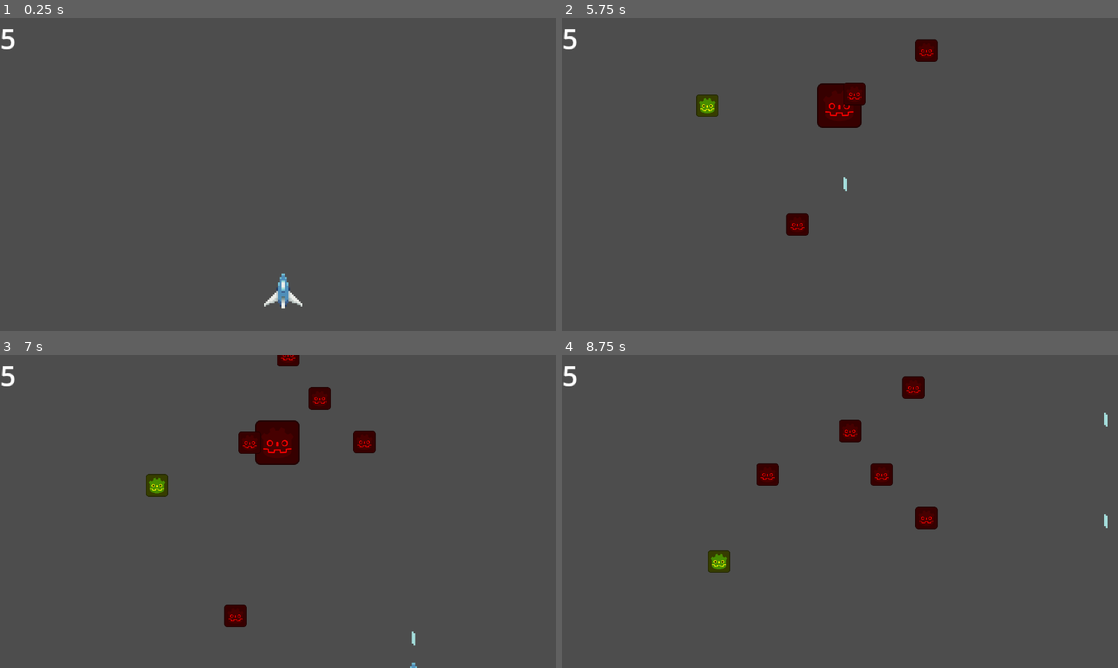
Above: before the commit, frames 1-4 (two rows, left to right).
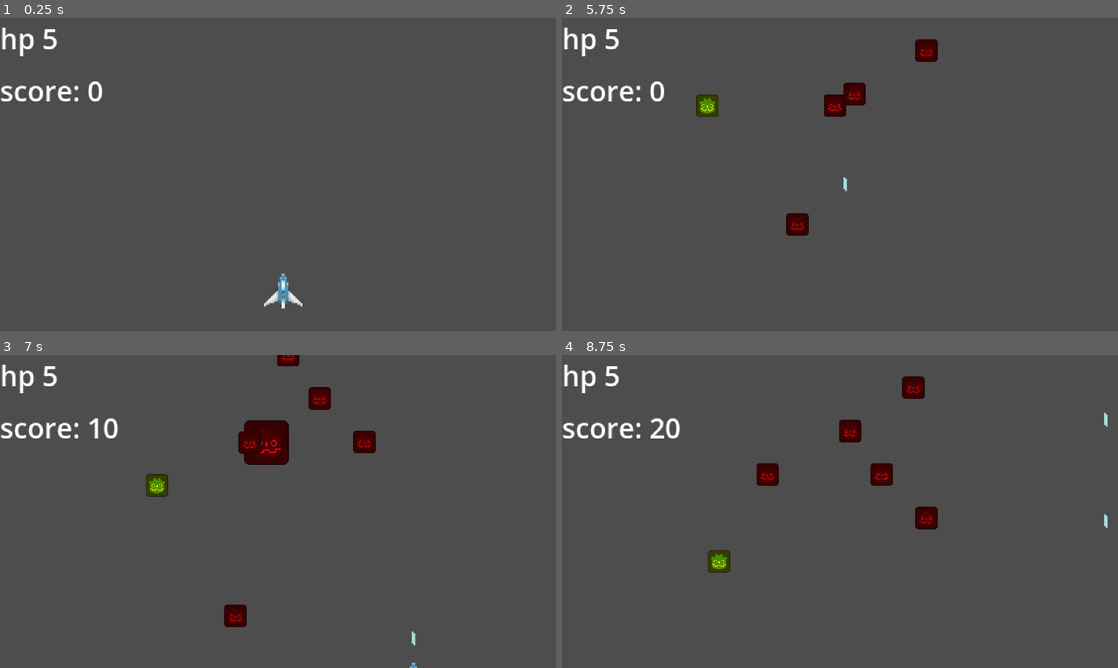
Above: after the commit, the same moments.

Repository: Jin9310/space-shmup
Game: Godot game, scene res://Scenes/main.tscn
Same seed, same stepped clock (60 frames per second), same inputs: the game is played once before the commit and once after it.
Inputs:
- Up to frame 1 (0.25 s): no input
- Up to frame 2 (5.75 s): tap Enter at 0.5 s; hold D (right) 0.53-1.28 s; hold Space (shoot) 0.53-1.28 s; hold S (backward) 1.28-2.03 s; tap Space (shoot) at 1.35, 2.85, 4.35 s; hold D (right) 2.03-2.78 s; hold Space (shoot) 2.03-2.78 s; hold W (forward) 2.78-3.53 s; hold Space (shoot) 3.53-4.28 s; hold A (left) 3.53-5.03 s; tap R (reset, bound only after the commit) at 4.15 s; hold S (backward) from 5.03 s (still down); hold Space (shoot) from 5.03 s (still down)
- Up to frame 3 (7 s): release S (backward) at 5.78 s; release Space (shoot) at 5.78 s; hold D (right) 5.78-6.53 s; tap Space (shoot) at 5.85 s; hold W (forward) from 6.53 s (still down); hold Space (shoot) from 6.53 s (still down)
- Up to frame 4 (8.75 s): release W (forward) at 7.28 s; release Space (shoot) at 7.28 s; hold D (right) 7.28-8.03 s; tap Space (shoot) at 7.35 s; hold S (backward) from 8.03 s (still down); hold Space (shoot) from 8.03 s (still down)

The runs differ from the first frame. In frame 1, 0.8% of the frame differs, in the area x 0-19%, y 3-27%; in frame 2, 1.5%, in the area x 0-54%, y 3-36%; in frame 3, 1.4%; in frame 4, 0.9%.

Commit message:
UI score and death for basic game loop

Diff:
--- a/Scenes/game_ui.tscn
+++ b/Scenes/game_ui.tscn
@@ -11,7 +11,32 @@
 grow_vertical = 2
 script = ExtResource("1_gek4i")
 
-[node name="Player_hp" type="Label" parent="." unique_id=108359379]
+[node name="Player_hp_lbl" type="Label" parent="." unique_id=108359379]
 layout_mode = 0
 offset_right = 40.0
 offset_bottom = 23.0
+text = "hp"
+
+[node name="Score_lbl" type="Label" parent="." unique_id=62568587]
+layout_mode = 0
+offset_top = 30.0
+offset_right = 40.0
+offset_bottom = 53.0
+text = "score"
+
+[node name="You_died_lbl" type="Label" parent="." unique_id=1296505751]
+layout_mode = 1
+anchors_preset = 8
+anchor_left = 0.5
+anchor_top = 0.5
+anchor_right = 0.5
+anchor_bottom = 0.5
+offset_left = -21.0
+offset_top = -11.5
+offset_right = 21.0
+offset_bottom = 11.5
+grow_horizontal = 2
+grow_vertical = 2
+text = "score"
+horizontal_alignment = 1
+vertical_alignment = 1
--- a/Scripts/Singletons/gamemanager.gd
+++ b/Scripts/Singletons/gamemanager.gd
@@ -1,14 +1,22 @@
 extends Node
+
+signal hp_changed(new_hp)
 
 var player_hp: int
 var base_player_hp: int = 5
 var dead: bool = false
+var score: int = 0
 
 func reset_stats():
 	player_hp = base_player_hp
 	dead = false
+	score = 0
 
 func player_got_hit(amount: int):
 	player_hp -= amount
+	hp_changed.emit(player_hp)
 	if player_hp <= 0:
 		dead = true
+
+func get_score(points):
+	score += points# * multiplier
--- a/Scripts/enemy.gd
+++ b/Scripts/enemy.gd
@@ -37,12 +37,13 @@
 func death():
 	#changing the scale is now a placeholder for future death animation
 	sprite_2d.scale = Vector2(.2, .2)
+	Gamemanager.get_score(10)
 	await get_tree().create_timer(2).timeout
 	queue_free()
 
 func _on_area_entered(area: Area2D) -> void:
 	# collisions with shots
-	if area is not RightInvisibleWall and area is not LeftInvisibleWall:
+	if area is not RightInvisibleWall and area is not LeftInvisibleWall and area is not BasicEnemy:
 		hp -= 1
 		if hp <= 0:
 			#disable colliders when dead
@@ -56,13 +57,13 @@
 	# collision with "Right and left wall"
 	# just making the boundaries
 	if area is RightInvisibleWall:
-		print("right wall collision")
+		#print("right wall collision")
 		enemy_go_to = 2
 		# visual helper to see if it works
 		sprite_2d.modulate = Color.GREEN
 
 	if area is LeftInvisibleWall:
-		print("left wall collision")
+		#print("left wall collision")
 		enemy_go_to = 3
 		# visual helper to see if it works
 		sprite_2d.modulate = Color.YELLOW
--- a/Scripts/game_ui.gd
+++ b/Scripts/game_ui.gd
@@ -1,6 +1,20 @@
 class_name GameUI extends Control
 
-@onready var player_hp = $Player_hp
+@onready var player_hp = $Player_hp_lbl
+@onready var score_lbl = $Score_lbl
+@onready var you_died_lbl = $You_died_lbl
+
+func _ready():
+	player_hp.text = "hp " + str(Gamemanager.player_hp)
+	Gamemanager.hp_changed.connect(_on_hp_changed)
 
 func _process(delta):
-	player_hp.text = str(Gamemanager.player_hp)
+	score_lbl.text = "score: " + str(Gamemanager.score)
+	if Gamemanager.dead:
+		you_died_lbl.visible = true
+		you_died_lbl.text = "You died. Press [R] to restart"
+	else:
+		you_died_lbl.visible = false
+
+func _on_hp_changed(new_hp: int):
+	player_hp.text = "hp " + str(new_hp)
--- a/Scripts/main.gd
+++ b/Scripts/main.gd
@@ -1 +1,5 @@
-extends Node2D
+class_name Main extends Node2D
+
+func _process(delta):
+	if Input.is_action_just_pressed("reset") and Gamemanager.dead:
+		get_tree().reload_current_scene()
--- a/project.godot
+++ b/project.godot
@@ -79,6 +79,11 @@
 "events": [Object(InputEventKey,"resource_local_to_scene":false,"resource_name":"","device":-1,"window_id":0,"alt_press …(191 unchanged characters)…
 ]
 }
+reset={
+"deadzone": 0.2,
+"events": [Object(InputEventKey,"resource_local_to_scene":false,"resource_name":"","device":-1,"window_id":0,"alt_pressed":false,"shift_pressed":false,"ctrl_pressed":false,"meta_pressed":false,"pressed":false,"keycode":0,"physical_keycode":82,"key_label":0,"unicode":114,"location":0,"echo":false,"script":null)
+]
+}
 
 [physics]
 
Not shown: 1 places in Scenes/main.tscn that only renumber resources
